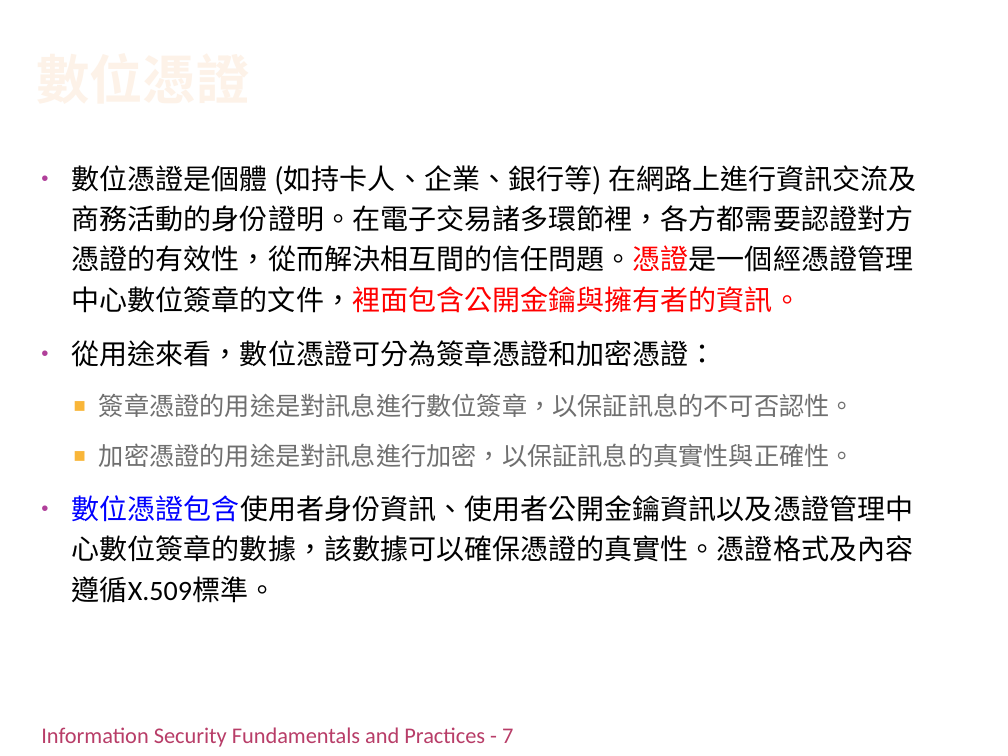
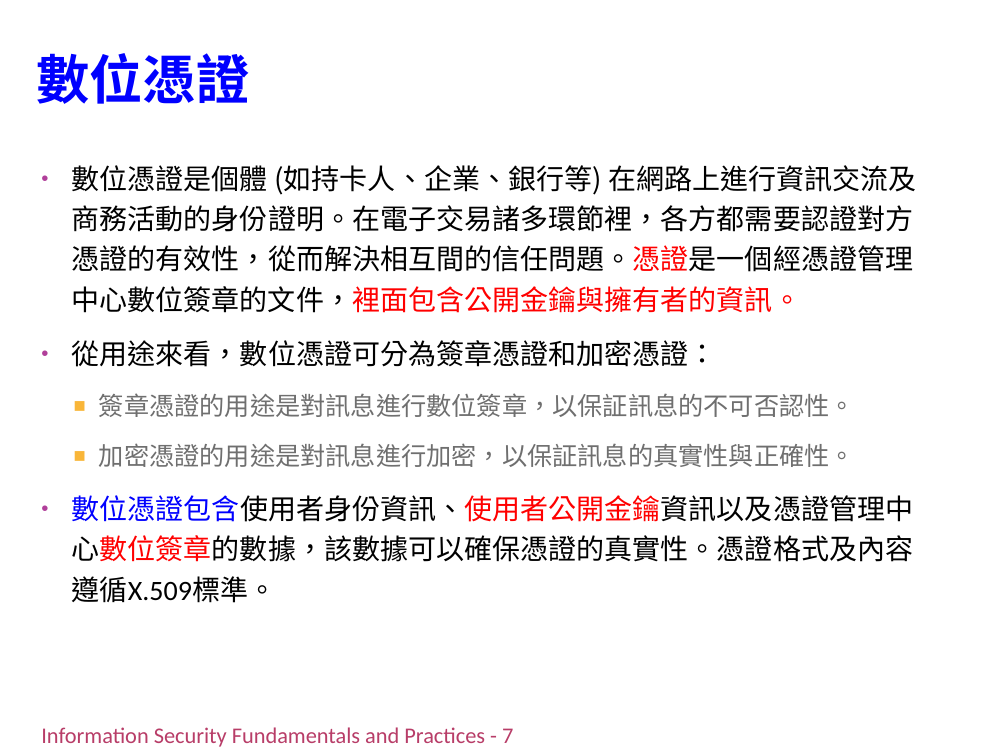
Before and after one commit to chih-chengwu/Information-Security-Markdown, a slide deck: slide 70 of 正本/Ch6_基礎密碼學(潘天佑的第7章).pptx. Drawn at 1008x756 pixels with LibreOffice and Linux fonts; fonts in the diff are those of the drawing; background and template pictures are left out. Boxes give left, top, right and bottom in pixels: in the first picture for what was removed or moved away, otherwise in the second. Text is boxed around its words. In the diff, an @@ line names an element or a change of style, - is before the commit and + after.

```diff
--- a/正本/Ch6_基礎密碼學(潘天佑的第7章).pptx
+++ b/正本/Ch6_基礎密碼學(潘天佑的第7章).pptx
@@ title "數位憑證" at bbox=[37, 53, 250, 104]: text colour gradient #FEF7F1 to #FEF3E8 to #FBCF9C to #F9B94C to #0000FF @@
@@ text at bbox=[72, 495, 914, 603]: text colour #000000 to #FF0000 in "數位憑證包含使用者身份資訊、使用者公開金鑰資訊以及憑證管理中心數位簽章的數據，該數據可以確保憑證的真實性。憑證格式及內容 ..." @@
```
Also in this commit, not shown: 18 other slides changed, 2 slides added, 2 slides removed, 5 other files.
